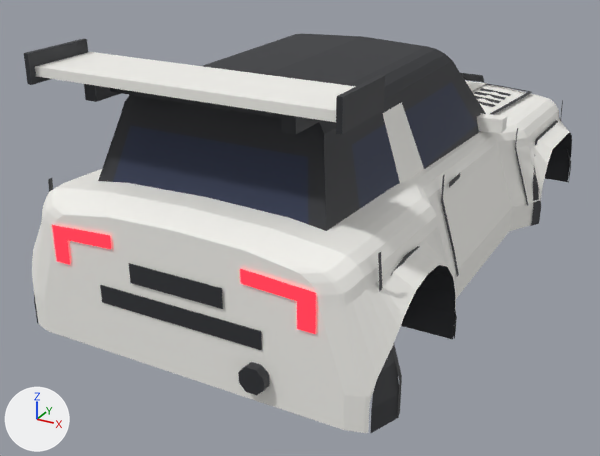
A saved change to the FBX model assets/meshes/requin/Requin.fbx.
Rendered twice from a 50 mm camera at (6.51, -13.79, 5.49) aimed at (-0.62, -0.82, -0.99). Lighting does not change. The marker at lower left points along +X, +Y and +Z. The picture after the commit comes second.

The scene before the commit, as lines of its bpy script (objects in view):
```python
me_archlip_rr = bpy.data.meshes.new('ArchLip_RR')
me_archlip_rr.from_pydata(...)  # 26 vertices, 12 faces; spans x 2.8..3.18, y -5.45..-2.45, z -1.42..0.56
me_archlip_rr.materials.append(mat_trim)  # dark grey #2f3035
me_opt_wing_rally_wing = bpy.data.meshes.new('Opt_Wing_Rally_Wing')
me_opt_wing_rally_wing.from_pydata(...)  # a box spanning x 1.5..1.7, y -5.15..-4.5, z 2.42..2.72; a box spanning x -1.7..-1.5, y -5.15..-4.5, z 2.42..2.72; a box spanning x 2.4..2.48, y -5.45..-4.25, z 2.62..3.06; a box spanning x -2.48..-2.4, y -5.45..-4.25, z 2.62..3.06
me_opt_wing_rally_wing.materials.append(mat_trim)  # dark grey #2f3035
me_rearwindow = bpy.data.meshes.new('RearWindow')
me_rearwindow.from_pydata([(-1.73, -4.87, 0.81), (1.73, -4.87, 0.81), (1.51, -4.47, 1.89), (-1.51, -4.47, 1.89)], [], [(0, 1, 2, 3)])
me_rearwindow.materials.append(mat_glass)  # dark blue #27304b
ob_archlip_rr = bpy.data.objects.new('ArchLip_RR', me_archlip_rr)
ob_archlip_rr.location = (0.0, 0.0, 0.0)
ob_opt_wing_rally_wing = bpy.data.objects.new('Opt_Wing_Rally_Wing', me_opt_wing_rally_wing)
ob_opt_wing_rally_wing.location = (0.0, 0.0, 0.0)
ob_rearwindow = bpy.data.objects.new('RearWindow', me_rearwindow)
ob_rearwindow.location = (0.0, 0.0, 0.0)
# also in view: 'Opt_Wing_Rally_WingBlade' at (0.0, -4.77, 2.79); 'RoofSpoiler' at (0.0, -4.45, 2.57); 'Fender_RR' at (2.54, -3.25, -0.21); 'RearPanel' at (0.0, -5.58, 0.09); 'TailGarnish' at (0.0, -5.57, -0.4)
```
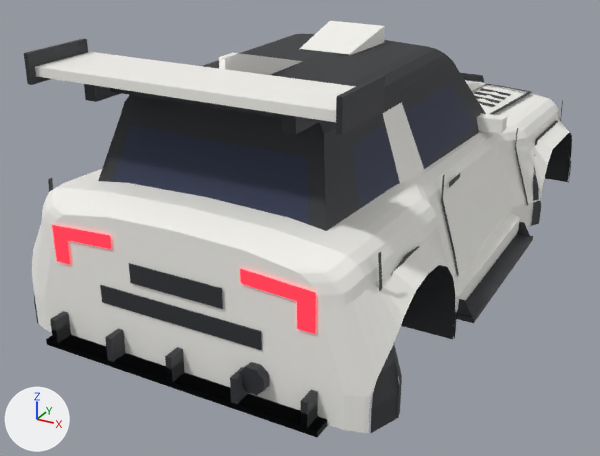
Where the change shows, as pixel boxes (x1, y1, x2, y2) in the pictures (600 x 456 px):
'Opt_Diffuser_Race_AccDiffuserRace', added: after (46, 311, 327, 437)
'Opt_Diffuser_Road_AccDiffuser', added: after (48, 323, 328, 437)
'Opt_Skirts_Blade_AccSideBlade_R', added: after (456, 222, 533, 323)
'Opt_Roof_Scoop_AccRoofScoop', added: after (299, 21, 385, 56)
'Opt_Skirts_Side_AccSkirt_R', added: after (454, 213, 520, 312)
'Opt_Roof_Fin_AccSharkFin', added: after (219, 53, 303, 75)

Edits to the bpy script that builds the scene:
```text
Add me_opt_skirts_side_accskirt_r:
    me_opt_skirts_side_accskirt_r.from_pydata([(2.75, 1.9, -1.46), (2.91, 1.9, -1.46), (2.91, -1.9, -1.46), (2.75, -1.9, -1.46), (2.95, 1.9, -1.3), (2.95, -1.9, -1.3), (2.95, 1.9, -1.06), (2.95, -1.9, -1.06), (2.75, 1.9, -0.98), (2.75, -1.9, -0.98)], [], [(0, 1, 2, 3), (1, 4, 5, 2), (4, 6, 7, 5), (6, 8, 9, 7), (8, 6, 4, 1, 0), (3, 2, 5, 7, 9)])
    me_opt_skirts_side_accskirt_r.materials.append(mat_body)  # white #f7f6f1
Add me_opt_roof_scoop_accroofscoop:
    me_opt_roof_scoop_accroofscoop.from_pydata([(-0.48, -1.1, 2.54), (0.48, -1.1, 2.54), (0.55, 0.2, 2.82), (-0.55, 0.2, 2.82), (0.55, 0.2, 2.52), (0.48, -1.1, 2.52), (-0.48, -1.1, 2.52), (-0.55, 0.2, 2.52)], [], [(0, 1, 2, 3), (4, 2, 1, 5), (6, 0, 3, 7)])
    me_opt_roof_scoop_accroofscoop.materials.append(mat_body)  # white #f7f6f1
Add me_opt_roof_fin_accsharkfin:
    me_opt_roof_fin_accsharkfin.from_pydata([(0.05, -3.85, 3.02), (0.05, -4.2, 3.02), (0.05, -4.2, 2.53), (0.05, -1.9, 2.53), (-0.05, -1.9, 2.53), (-0.05, -4.2, 2.53), (-0.05, -4.2, 3.02), (-0.05, -3.85, 3.02)], [], [(0, 1, 2, 3), (4, 5, 6, 7), (6, 1, 0, 7), (7, 0, 3, 4), (5, 2, 1, 6)])
    me_opt_roof_fin_accsharkfin.materials.append(mat_body)  # white #f7f6f1
Add ob_opt_skirts_side_accskirt_r:
    ob_opt_skirts_side_accskirt_r = bpy.data.objects.new('Opt_Skirts_Side_AccSkirt_R', me_opt_skirts_side_accskirt_r)
    ob_opt_skirts_side_accskirt_r.location = (0.0, 0.0, 0.0)
Add ob_opt_diffuser_race_accdiffuserrace:
    ob_opt_diffuser_race_accdiffuserrace = bpy.data.objects.new('Opt_Diffuser_Race_AccDiffuserRace', me_opt_diffuser_race_accdiffuserrace)  # a box spanning x -2.4..2.4, y -5.84..-4.94, z -1.44..-1.34; a box spanning x -2.25..-2.15, y -5.84..-4.94, z -1.34..-0.94; a box spanning x -1.15..-1.05, y -5.84..-4.94, z -1.34..-0.94; a box spanning x -0.05..0.05, y -5.84..-4.94, z -1.34..-0.94; a box spanning x 1.05..1.15, y -5.84..-4.94, z -1.34..-0.94; a box spanning x 2.15..2.25, y -5.84..-4.94, z -1.34..-0.94; in mat_trim (dark grey #2f3035)
    ob_opt_diffuser_race_accdiffuserrace.location = (0.0, 0.0, 0.0)
Add ob_opt_roof_scoop_accroofscoop:
    ob_opt_roof_scoop_accroofscoop = bpy.data.objects.new('Opt_Roof_Scoop_AccRoofScoop', me_opt_roof_scoop_accroofscoop)
    ob_opt_roof_scoop_accroofscoop.location = (0.0, 0.0, 0.0)
Add ob_opt_roof_fin_accsharkfin:
    ob_opt_roof_fin_accsharkfin = bpy.data.objects.new('Opt_Roof_Fin_AccSharkFin', me_opt_roof_fin_accsharkfin)
    ob_opt_roof_fin_accsharkfin.location = (0.0, 0.0, 0.0)
Add ob_opt_skirts_blade_accsideblade_r:
    ob_opt_skirts_blade_accsideblade_r = bpy.data.objects.new('Opt_Skirts_Blade_AccSideBlade_R', me_opt_skirts_blade_accsideblade_r)  # 16 vertices, 8 faces; spans x 2.75..3.25, y -1.9..1.9, z -1.48..-1.12; in mat_trim (dark grey #2f3035)
    ob_opt_skirts_blade_accsideblade_r.location = (0.0, 0.0, 0.0)
Add ob_opt_diffuser_road_accdiffuser:
    ob_opt_diffuser_road_accdiffuser = bpy.data.objects.new('Opt_Diffuser_Road_AccDiffuser', me_opt_diffuser_road_accdiffuser)  # a box spanning x -2.4..2.4, y -5.84..-5.29, z -1.44..-1.34; a box spanning x -2.25..-2.15, y -5.84..-5.29, z -1.34..-1.12; a box spanning x -0.05..0.05, y -5.84..-5.29, z -1.34..-1.12; a box spanning x 2.15..2.25, y -5.84..-5.29, z -1.34..-1.12; in mat_trim (dark grey #2f3035)
    ob_opt_diffuser_road_accdiffuser.location = (0.0, 0.0, 0.0)
```
